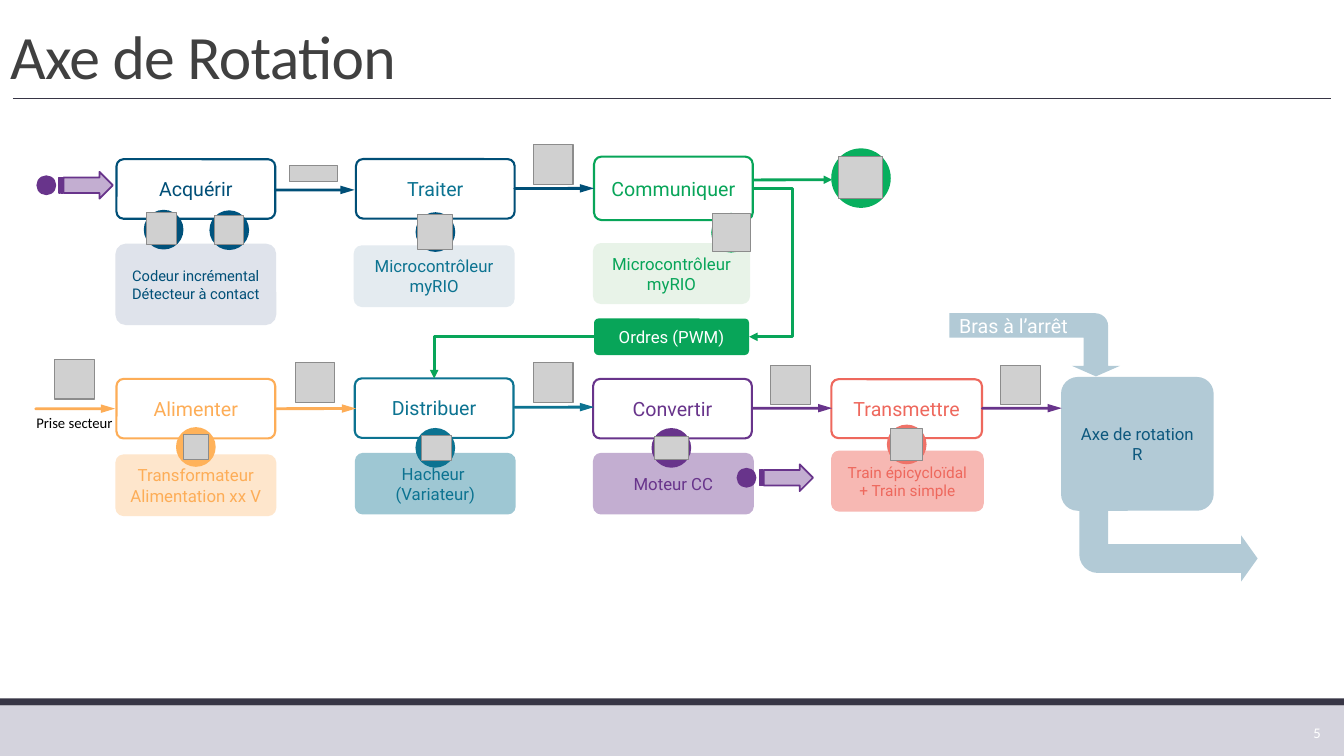
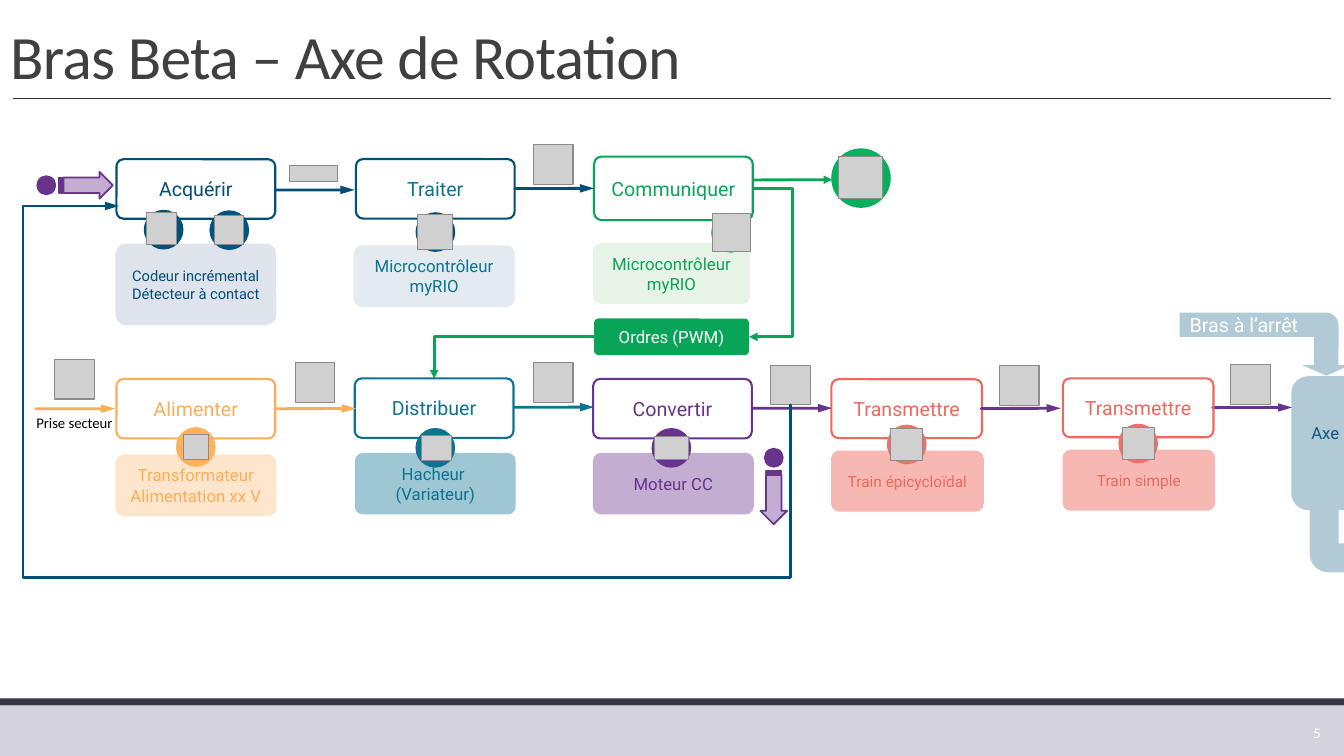
Before and after one commit to xpessoles/TP_Corriges, a slide deck: slide 5 of 02_BrasBeta/02_BrasBeta.pptx. Drawn at 1344x756 pixels with LibreOffice and Linux fonts; fonts in the diff are those of the drawing; grey boxes stand for pictures; background and template pictures are left out. Boxes give left, top, right and bottom in pixels: in the first picture for what was removed or moved away, otherwise in the second. Text is boxed around its words. In the diff, an @@ line names an element or a change of style, - is before the commit and + after.

```diff
--- a/02_BrasBeta/02_BrasBeta.pptx
+++ b/02_BrasBeta/02_BrasBeta.pptx
@@ title at bbox=[10, 36, 680, 80]: text changed @@
-Axe de Rotation
+Bras Beta – Axe de Rotation
@@ elbow arrow added from (790, 405) to (119, 206), #004F77 2 pt @@
@@ picture added at bbox=[999, 366, 1038, 405] @@
@@ rounded rectangle added at bbox=[1064, 378, 1214, 437], outline #EE685D 1.5 pt, 14 pt, text #EE685D @@
+Transmettre
@@ arrow added from (982, 408) to (1061, 408), #68348B 2 pt @@
@@ 2 texts, 2 bent arrows, 1 picture, 1 rounded rectangle, 1 arrow: place and size @@
-2 texts, 2 bent arrows, 1 picture, 1 rounded rectangle, 1 arrow at bbox=[950, 313, 1258, 582]
+2 texts, 2 bent arrows, 1 picture, 1 rounded rectangle, 1 arrow at bbox=[1181, 313, 1344, 581]
@@ ellipse at bbox=[764, 448, 784, 468]: rotation 0 to 90 degrees @@
@@ ellipse added at bbox=[1119, 423, 1158, 463], fill #EF7268 @@
@@ picture added at bbox=[1122, 427, 1153, 459] @@
@@ striped right arrow at bbox=[760, 471, 787, 524]: rotation 0 to 90 degrees @@
@@ rounded rectangle added at bbox=[1064, 451, 1214, 509], fill #F7B8B3, outline #F7B8B3 1.5 pt, 11 pt, text #EE685D @@
+Train simple
@@ text in rounded rectangle at bbox=[872, 485, 956, 499]: paragraph removed @@
-+ Train simple
```
Also in this commit, not shown: 1 other slide changed, 2 other files.
